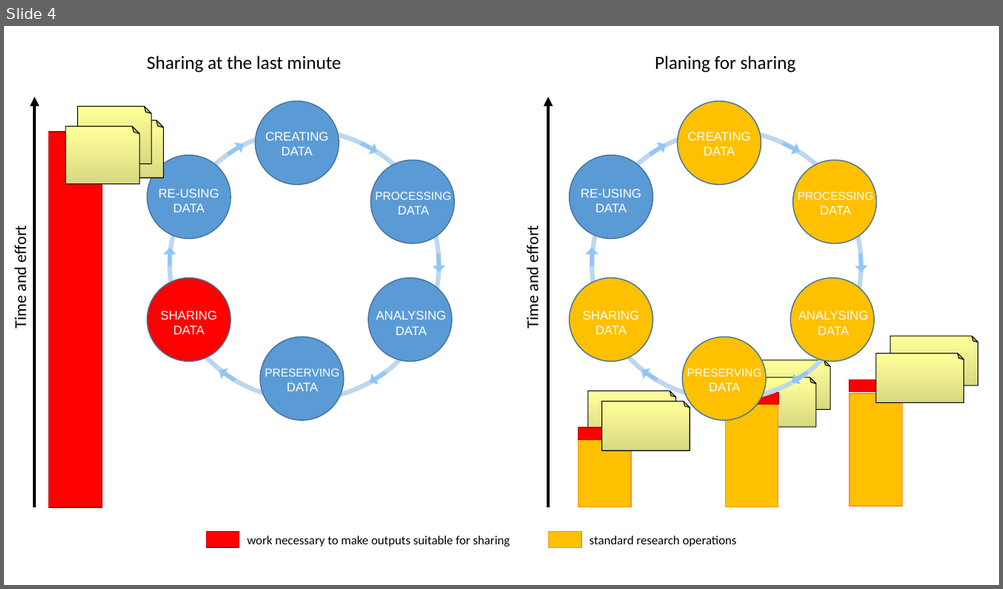
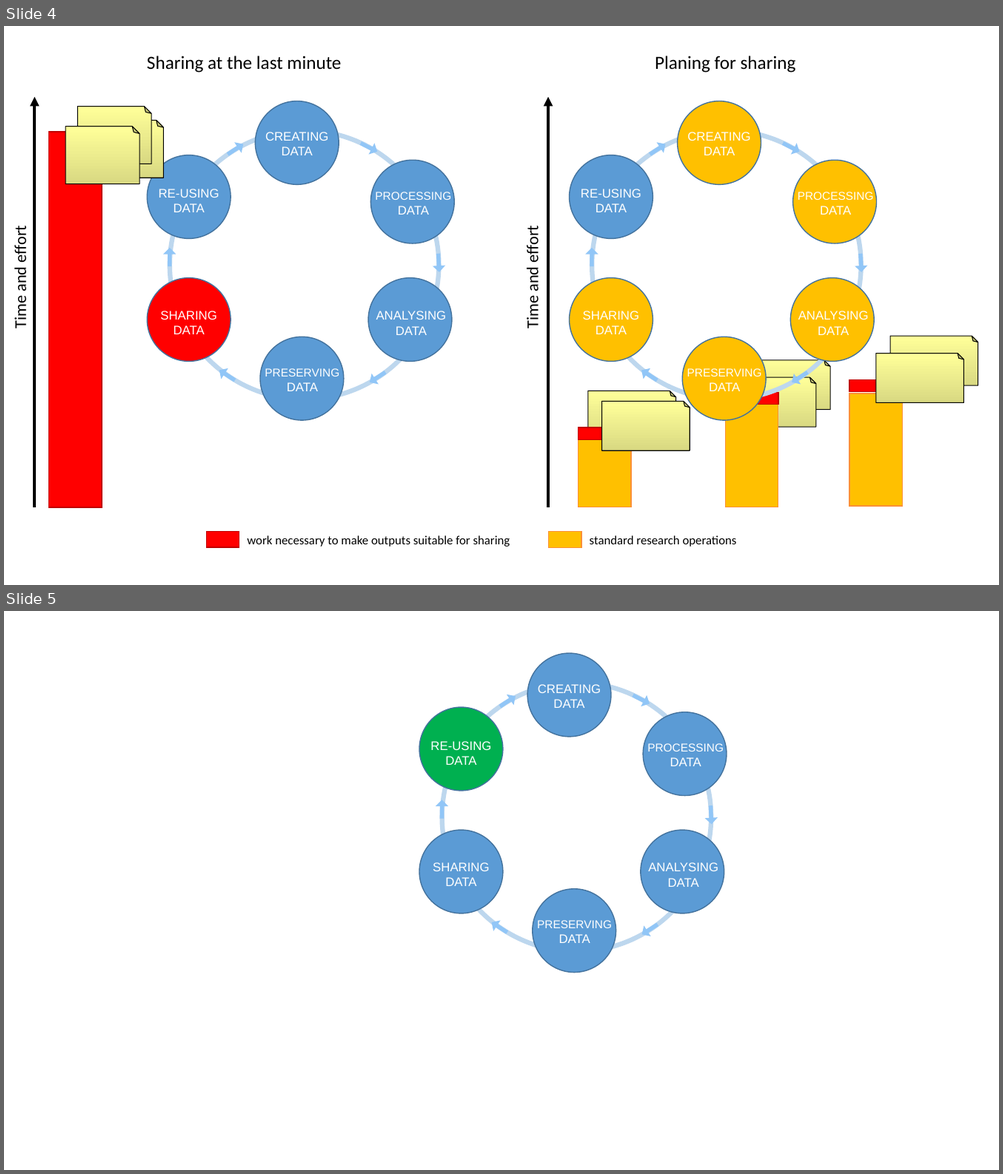
Before and after one commit to tobyhodges/solid-waddle, a slide deck: files/Data-life-cyle-graphs.pptx. Shown one above the other, each under a label of ours: slide 4 before the commit, slides 4 and 5 after it. The pictures are 1003x589 and 1003x1174 pixels, drawn with LibreOffice and Linux fonts; fonts in the diff are those of the drawing. Boxes give left, top, right and bottom in pixels: in the first picture for what was removed or moved away, otherwise in the second. Text is boxed around its words. In the diff, an @@ line names an element or a change of style, - is before the commit and + after.

```diff
--- a/files/Data-life-cyle-graphs.pptx
+++ b/files/Data-life-cyle-graphs.pptx
@@ slide 5 added at (4,611,999,1170), background #FFFFFF @@
@@ group added at (420,653,726,973): 7 ellipses, 6 texts, 6 right arrows @@
+CREATING DATA
+PROCESSING DATA
+ANALYSING DATA
+PRESERVING DATA
+SHARING
+DATA
+RE-USING DATA
```
Also in this commit, not shown: 2 other files.
